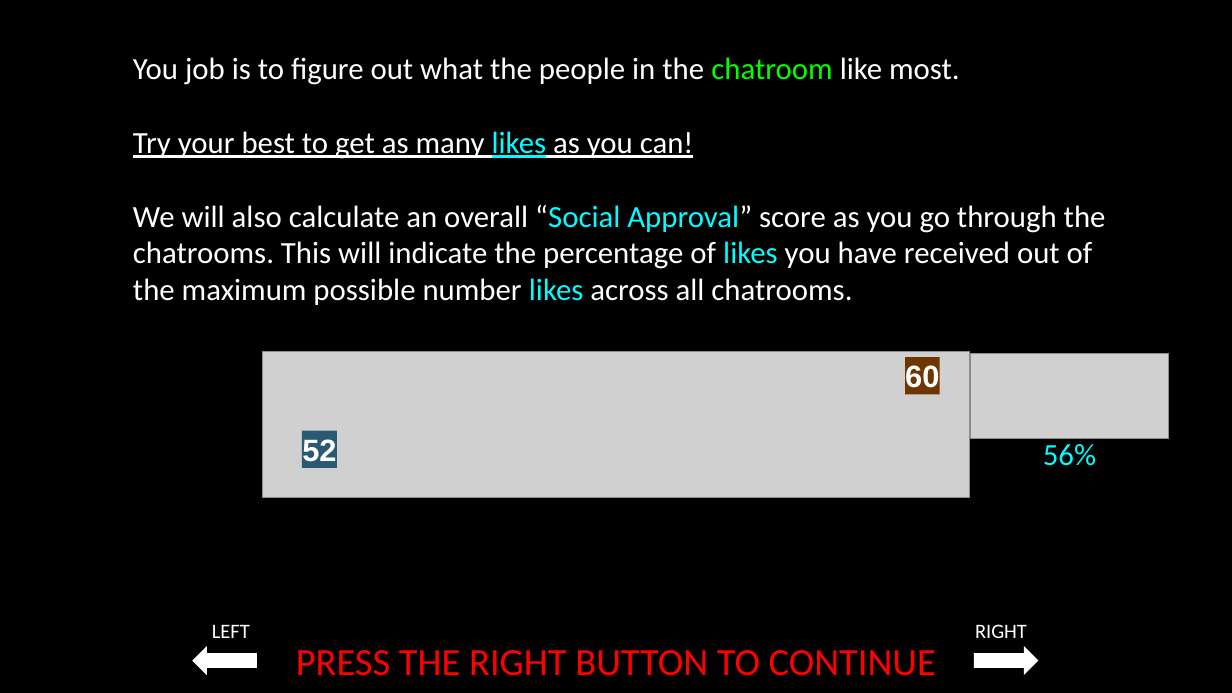
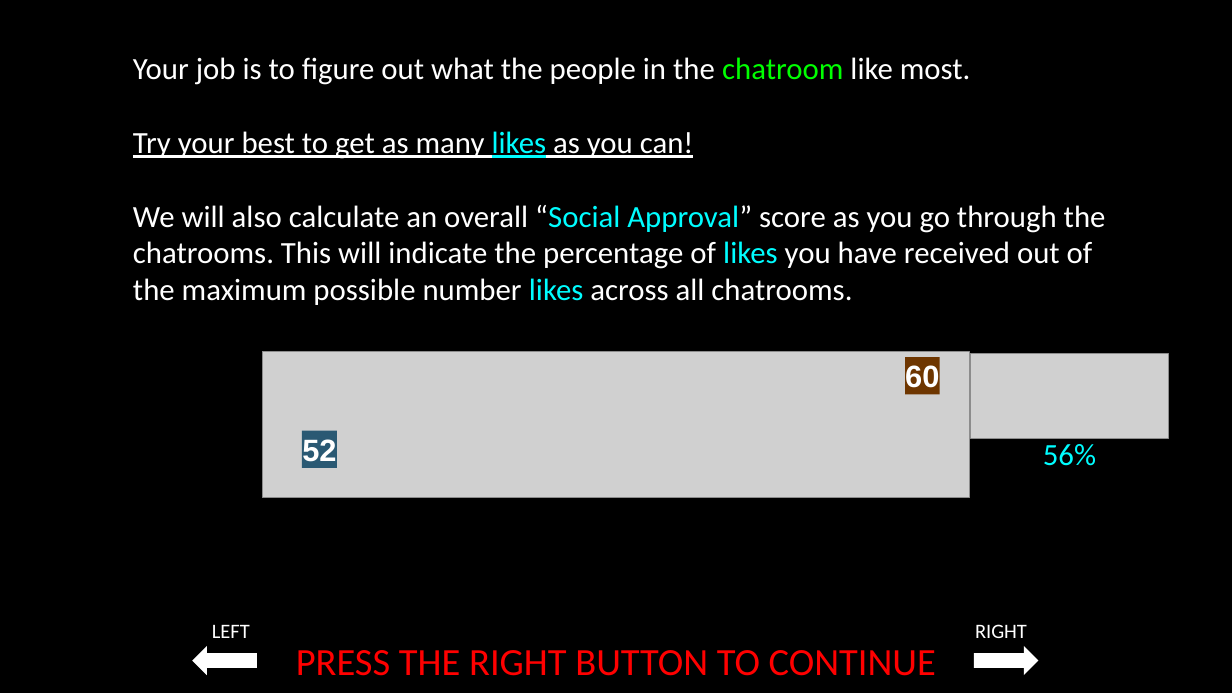
Before and after one commit to laureate-institute-for-brain-research/StimToolOnline, a slide deck: slide 8 of public/js/tasks/social_media/media/Social_media_task_instructions_07_08_2022.pptx. Drawn at 1232x693 pixels with LibreOffice and Linux fonts; fonts in the diff are those of the drawing; grey boxes stand for pictures. Boxes give left, top, right and bottom in pixels: in the first picture for what was removed or moved away, otherwise in the second. Text is boxed around its words. In the diff, an @@ line names an element or a change of style, - is before the commit and + after.

```diff
--- a/public/js/tasks/social_media/media/Social_media_task_instructions_07_08_2022.pptx
+++ b/public/js/tasks/social_media/media/Social_media_task_instructions_07_08_2022.pptx
@@ text at bbox=[133, 57, 971, 85]: text changed @@
-You job is to figure out what the people in the chatroom like most.
+Your job is to figure out what the people in the chatroom like most.
```
Also in this commit, not shown: 4 other files.
